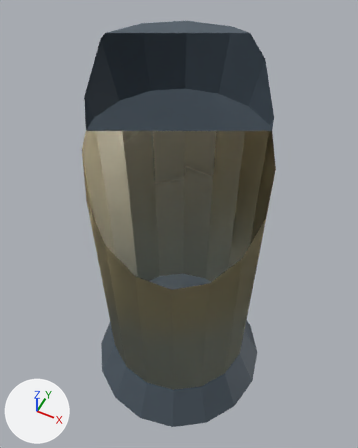
What one commit did to the Blender file The Infinite Labyrinth/Assets/Models/Forrest/key.blend.
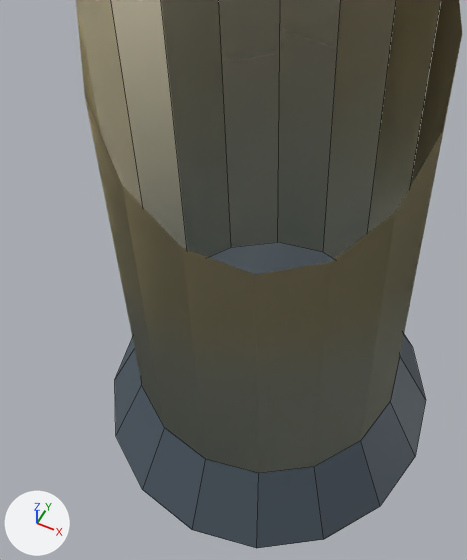
Each version is shown whole from a 50 mm camera at (1.75, -3.49, 4.94) aimed at (-0.13, 0.26, 0.26), then close up on the part from 12% to 78% of the width and 34% to 97% of the height. Arrows for +X, +Y and +Z are at lower left; the lights stay in place. The close-ups show mesh edges as thin lines. Everything nearer to the camera than a plane just in front of the edit is cut away.

Objects in the first close-up: 'Walec'.
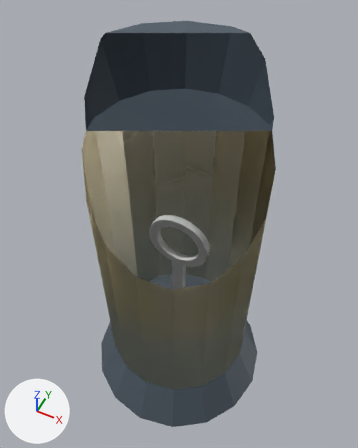
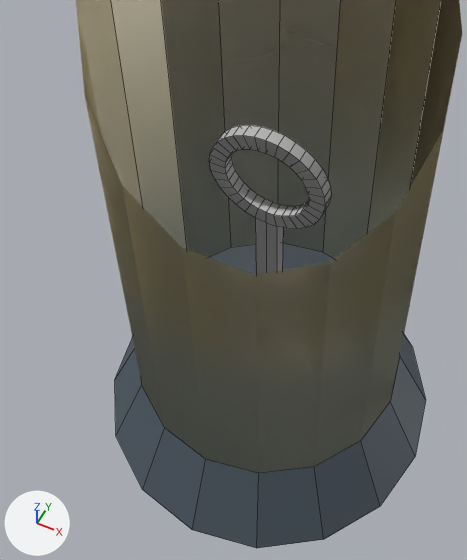
What differs and where, as boxes (x1, y1, x2, y2) in the close-ups (467 x 560 px):
'Okrąg', added: after (209, 125, 331, 274)

The change, as a diff of the scene's bpy script:
```diff
--- a/The Infinite Labyrinth/Assets/Models/Forrest/key.blend.py
+++ b/The Infinite Labyrinth/Assets/Models/Forrest/key.blend.py
@@ me_okrąg @@
+me_okrąg.from_pydata(...)  # 166 vertices, 166 faces; spans x -1.0..1.0, y -0.85..3.84, z -0.13..0.1
@@ ob_okrąg @@
+ob_okrąg = bpy.data.objects.new('Okrąg', me_okrąg)
+ob_okrąg.location = (0.0, 0.0, -0.872)
+ob_okrąg.rotation_euler = (1.571, 0.0, 0.0)  # degrees (90, 0, 0)
+ob_okrąg.scale = (0.396, 0.396, 0.396)
```
